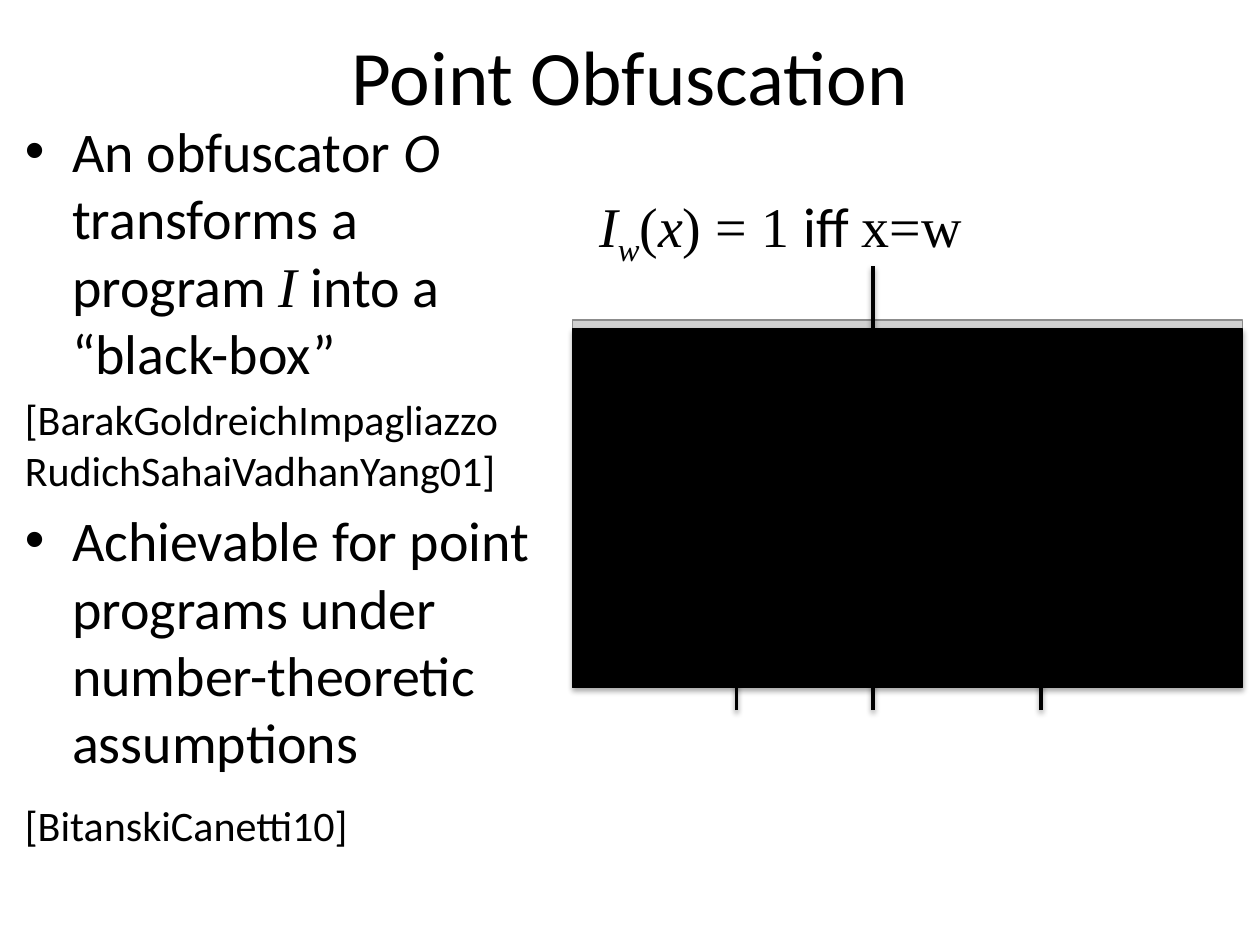
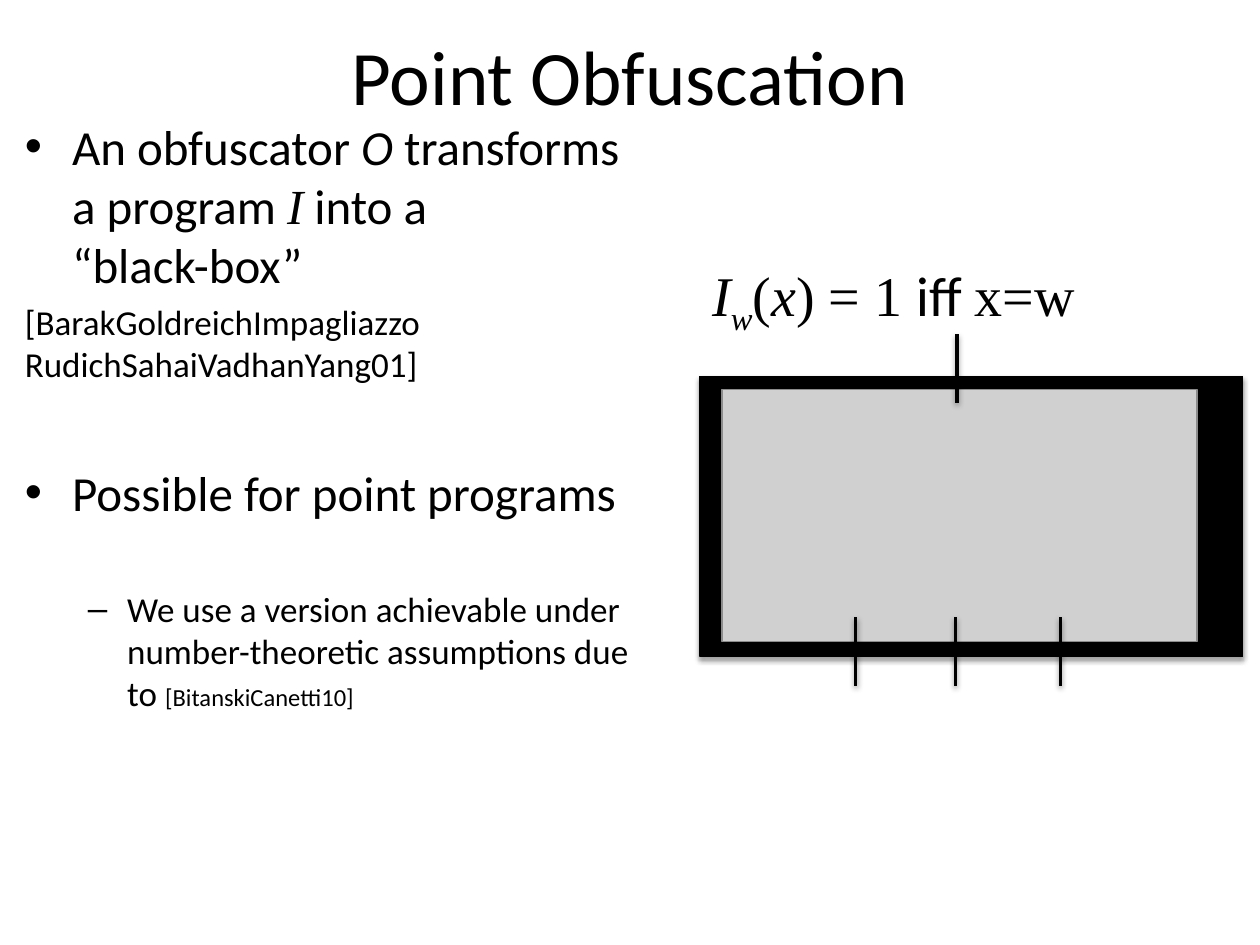
Before and after one commit to xianruimeng/comp-fuzzy-ext, a slide deck: slide 11 of constantRate/KeyDerivationWithNegativeUsable.pptx. Drawn at 1260x945 pixels with LibreOffice and Linux fonts; fonts in the diff are those of the drawing; grey boxes stand for pictures. Boxes give left, top, right and bottom in pixels: in the first picture for what was removed or moved away, otherwise in the second. Text is boxed around its words. In the diff, an @@ line names an element or a change of style, - is before the commit and + after.

Commit message:
working on slides

```diff
--- a/constantRate/KeyDerivationWithNegativeUsable.pptx
+++ b/constantRate/KeyDerivationWithNegativeUsable.pptx
@@ text at <box>25,131,619,383</box>: size 32 to 28 pt in "An obfuscator O transforms a program I ..."; size 24 to 20 pt in "[BarakGoldreichImpagliazzo RudichSahaiVadhanYang01]" @@
@@ text "Iw(x) = 1 iff x=w": place and size @@
-text "Iw(x) = 1 iff x=w" at <box>639,208,962,258</box>
+text "Iw(x) = 1 iff x=w" at <box>753,277,1075,326</box>
@@ line moved from (873, 334) - (873, 266) to (958, 403) - (958, 334) @@
@@ rectangle: place and size @@
-rectangle at <box>572,329,1242,688</box>
+rectangle at <box>701,377,1244,656</box>
@@ rectangle added at <box>701,377,1244,656</box>, outline #000000 0.75 pt @@
@@ picture: place and size @@
-picture at <box>572,320,1242,677</box>
+picture at <box>722,389,1197,641</box>
@@ text at <box>72,477,628,710</box>: text changed; size 32 to 20 pt @@
-• Achievable for point programs under number-theoretic assumptions
-[BitanskiCanetti10]
+• Possible for point programs
+  – We use a version achievable under number-theoretic assumptions due to [BitanskiCanetti10]
@@ line moved from (873, 711) - (873, 641) to (856, 685) - (856, 617) @@
@@ line moved from (737, 711) - (737, 641) to (955, 685) - (955, 617) @@
@@ line moved from (1041, 711) - (1041, 641) to (1061, 685) - (1061, 617) @@
```
Also in this commit, not shown: 5 other slides changed, 10 slides added.
